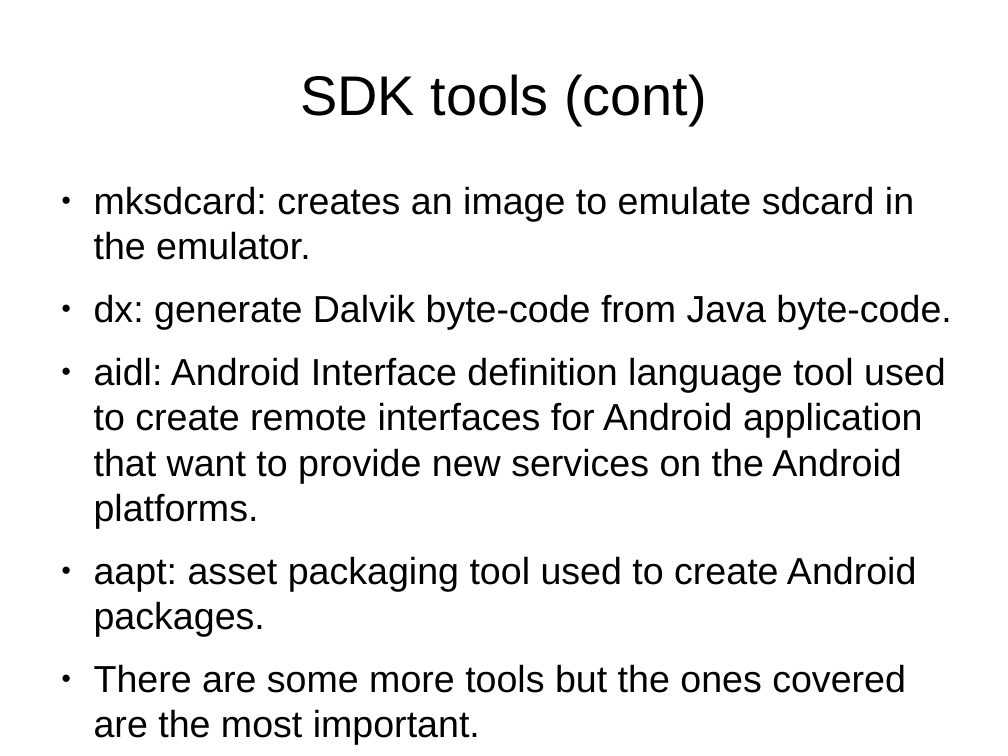
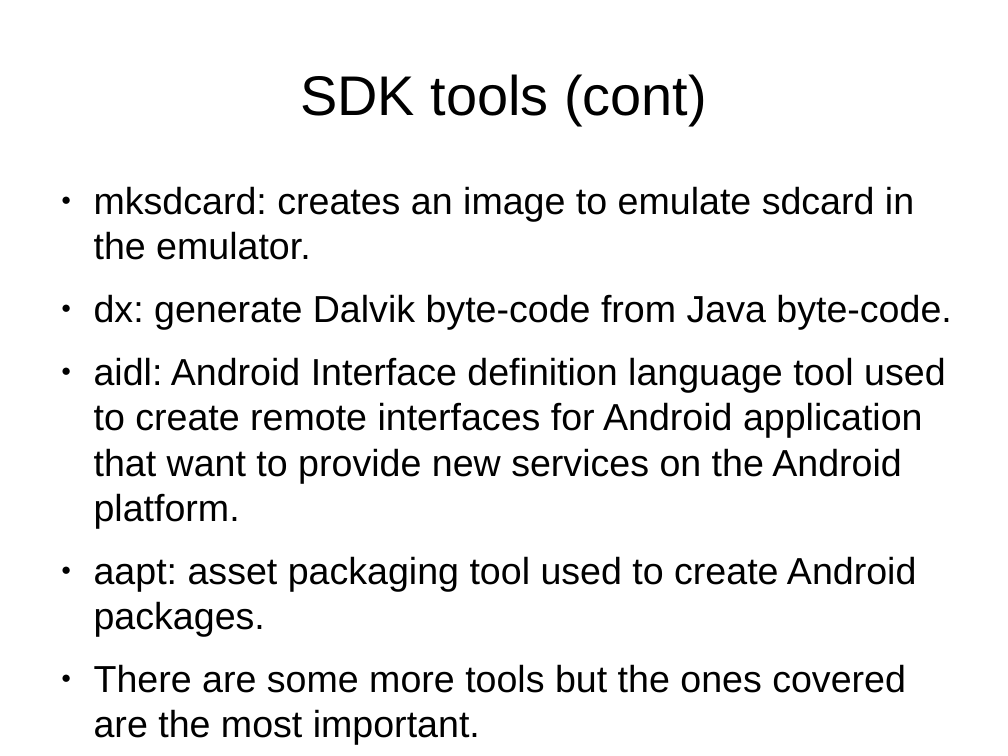
Before and after one commit to veltzer/demos, a slide deck: slide 73 of android/doc/android.odp. Drawn at 1008x756 pixels with LibreOffice and Linux fonts; fonts in the diff are those of the drawing. Boxes give left, top, right and bottom in pixels: in the first picture for what was removed or moved away, otherwise in the second. Text is boxed around its words. In the diff, an @@ line names an element or a change of style, - is before the commit and + after.

Commit message:
more android code

```diff
--- a/android/doc/android.odp
+++ b/android/doc/android.odp
@@ text at (x1=94, y1=357, x2=945, y2=528): text changed @@
-● aidl: Android Interface definition language tool used to create remote interfaces for Android application that want to provide new services on the Android platforms.
+● aidl: Android Interface definition language tool used to create remote interfaces for Android application that want to provide new services on the Android platform.
```
Also in this commit, not shown: 3 other slides changed, 13 other files.
